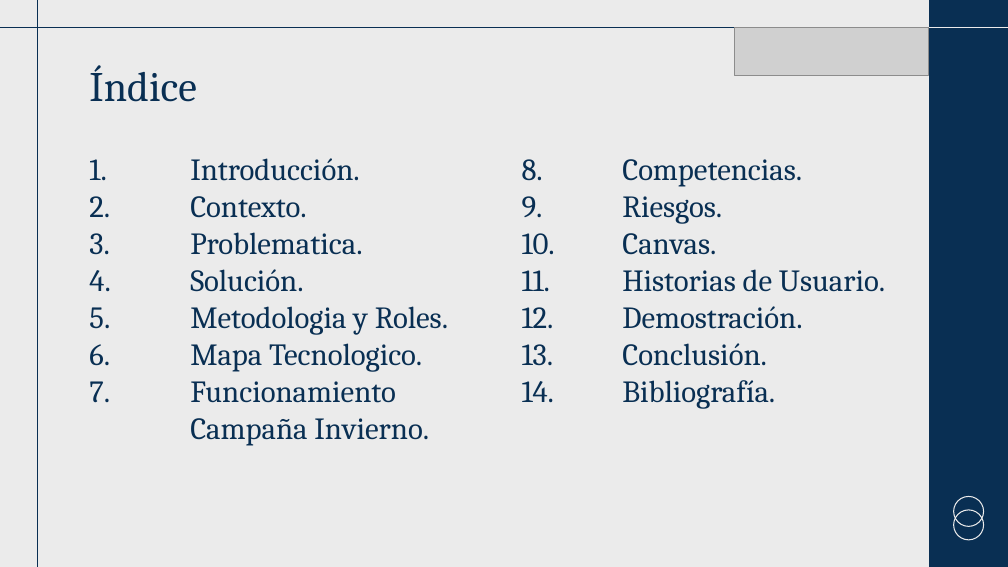
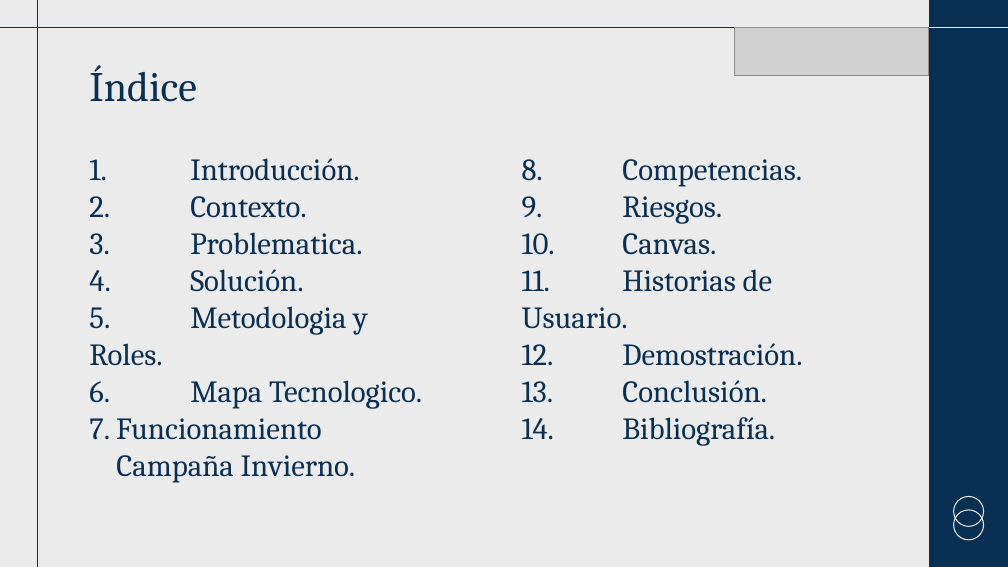
Before and after one commit to bupsidu/Healthcare_Analytics_Project, a slide deck: slide 2 of Antonio Varas/Aldo Martinez/Equipo 7/Fase 2/Evidencia grupal/Presentacion_Capstone_2_final.pptx. Drawn at 1008x567 pixels with LibreOffice and Linux fonts; fonts in the diff are those of the drawing; grey boxes stand for pictures; background and template pictures are left out. Boxes give left, top, right and bottom in pixels: in the first picture for what was removed or moved away, otherwise in the second. Text is boxed around its words. In the diff, an @@ line names an element or a change of style, - is before the commit and + after.

Commit message:
Revert "feat PPT"
This reverts commit 039538c09beec1bd4da51ba9824aaead3c82ea7d.

```diff
--- a/Antonio Varas/Aldo Martinez/Equipo 7/Fase 2/Evidencia grupal/Presentacion_Capstone_2_final.pptx
+++ b/Antonio Varas/Aldo Martinez/Equipo 7/Fase 2/Evidencia grupal/Presentacion_Capstone_2_final.pptx
@@ title "1. Introducción." rewrapped from (89,158,448,446) to (89,158,422,483) @@
@@ title "8. Competencias." rewrapped from (522,159,885,409) to (522,159,802,446) @@
```
